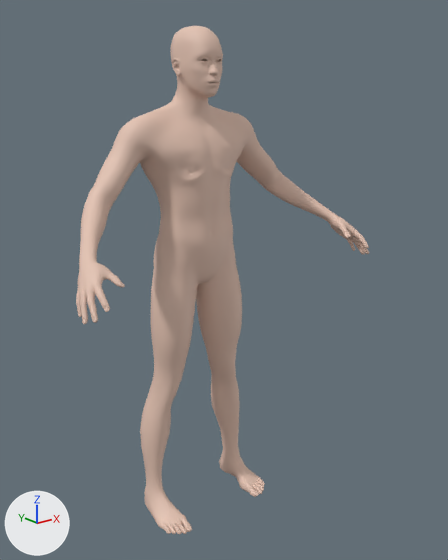
Before and after pictures for a commit that changed the glTF model public/models/hero-walk.glb.
The view is the same before and after, from a 50 mm lens placed at (-1.53, -2.14, 1.85), pointed at (0.04, -0.19, 1.07). Arrows for +X, +Y and +Z are at lower left; the lights stay in place. The picture after the commit comes second. Where no turn or scale is listed for an object, it has been applied to the vertices. Vertices at exactly the same position are counted once.

In view in the first picture: 'Hero'.
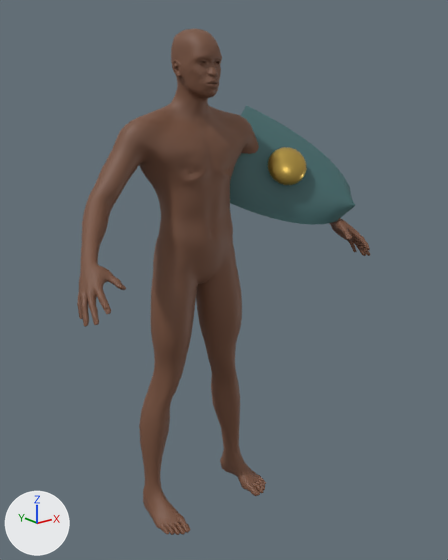
The newer file is also rescaled (x1.045), turned or shifted as a whole; pictures and numbers use the older file's frame.

Changed parts and their boxes [x1, y1, x2, y2] in the pictures (448 x 560 px; the box of a moved part takes in the faces that stretch with it):
'Hero', recoloured, reshaped (beige to brown): before [76, 26, 369, 534]; after [77, 29, 370, 535]
'Shield', added: after [230, 105, 355, 225]
    faces in mat_shieldface (dark cyan #426a6c): [230, 105, 355, 225]
    faces in mat_shieldboss (yellow #cead55): [268, 147, 307, 185]
part 1 of me_herobody, moved or reshaped: before [140, 317, 242, 473]; after [139, 315, 242, 471]
part 2 of me_herobody, moved or reshaped: before [140, 342, 240, 439]; after [139, 340, 240, 435]
part 3 of me_herobody, moved or reshaped: before [220, 401, 239, 441]; after [220, 397, 240, 439]
part 4 of me_herobody, moved or reshaped: before [170, 26, 223, 92]; after [171, 29, 222, 93]
part 5 of me_herobody, moved or reshaped: before [76, 152, 151, 324]; after [77, 153, 151, 327]

The edits, one by one:
Material 'HeroSkin' (mat_heroskin) changes colour from beige #e5c4b3 to brown #77513d; in linear values from (0.78, 0.55, 0.45) to (0.185, 0.082, 0.046).
Material 'ShieldFace' (mat_shieldface) is new.
Its base color is (0.055, 0.145, 0.15) (dark cyan #426a6c).
Its roughness is 0.62.
Material 'ShieldBoss' (mat_shieldboss) is new.
Its base color is (0.62, 0.42, 0.09) (yellow #cead55).
Its metallic is 0.85.
Its roughness is 0.34.
me_herobody is used by ob_hero; location (0.0, 0.0, -0.053).
me_herobody had 13380 vertices, 26756 faces and spanned x -0.71..0.71, y -0.45..0.11, z 0.0..2.13.
me_herobody now has 13380 vertices, 26756 faces and spans x -0.71..0.71, y -0.46..0.11, z 0.0..2.12.
me_herobody part 1: 216 of the vertices in x -0.28..0.28, y -0.14..0.07, z 0.26..0.88 are moved by (0.0, 0.0, 0.01).
me_herobody part 2: 354 of the vertices in x -0.27..0.27, y -0.11..0.08, z 0.4..0.77 are moved by (0.0, 0.0, 0.02).
me_herobody part 3: 15 of the vertices in x 0.16..0.26, y -0.05..0.05, z 0.2..0.39 are moved by (0.01, 0.0, 0.01).
me_herobody part 4: 2614 of the vertices in x -0.1..0.1, y -0.19..0.05, z 1.89..2.13 are moved by (0.0, 0.01, -0.01).
me_herobody part 5: 1826 of the vertices in x -0.71..-0.2, y -0.45..0.07, z 1.17..1.69 are moved by (0.0, -0.01, -0.01).
Other edits to the shape of me_herobody do not show in these pictures.
Mesh me_shieldface is new.
It has 362 vertices, 668 faces and spans x 0.103..0.696, y -0.371..0.096, z 1.315..1.821.
Faces by material slot: [308, 360].
It uses material mat_shieldface (dark cyan #426a6c).
It uses material mat_shieldboss (yellow #cead55).
Object 'Shield' (ob_shield) is new; it shows me_shieldface.
Its location is (0.0, 0.004, -0.053).
